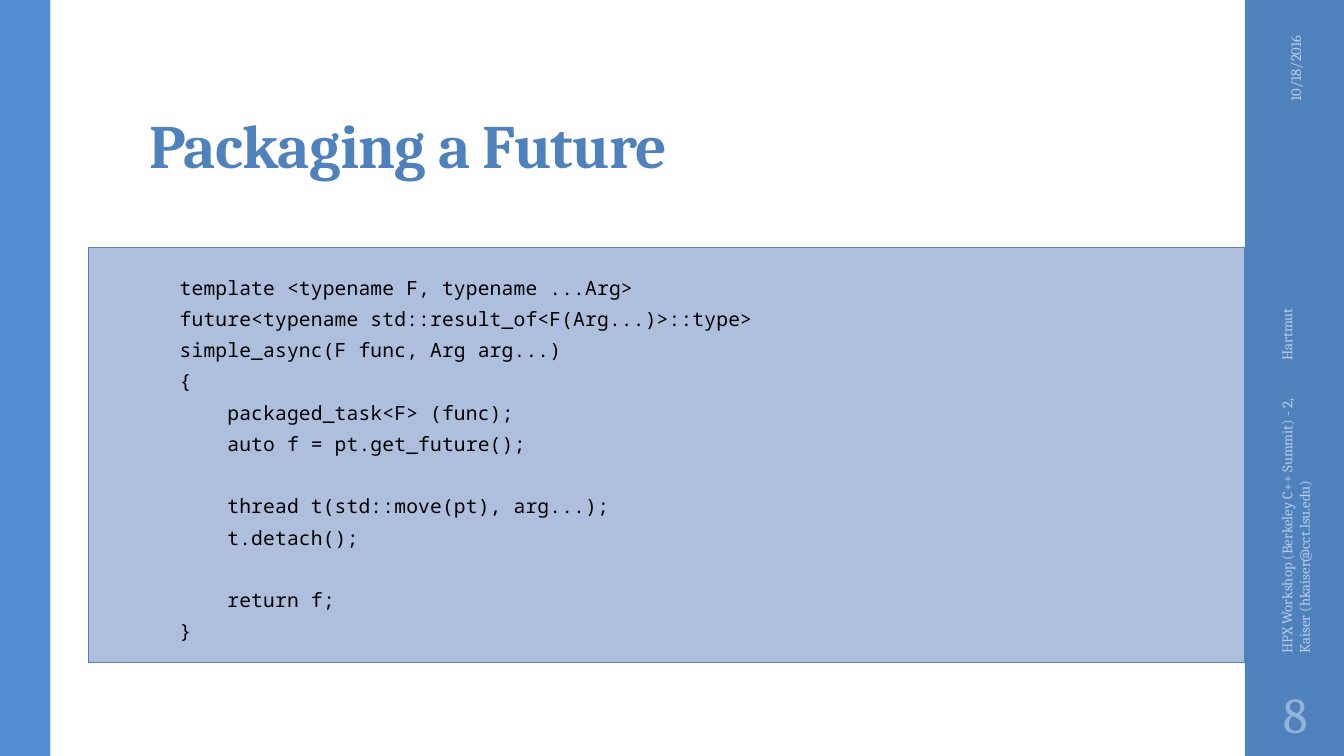
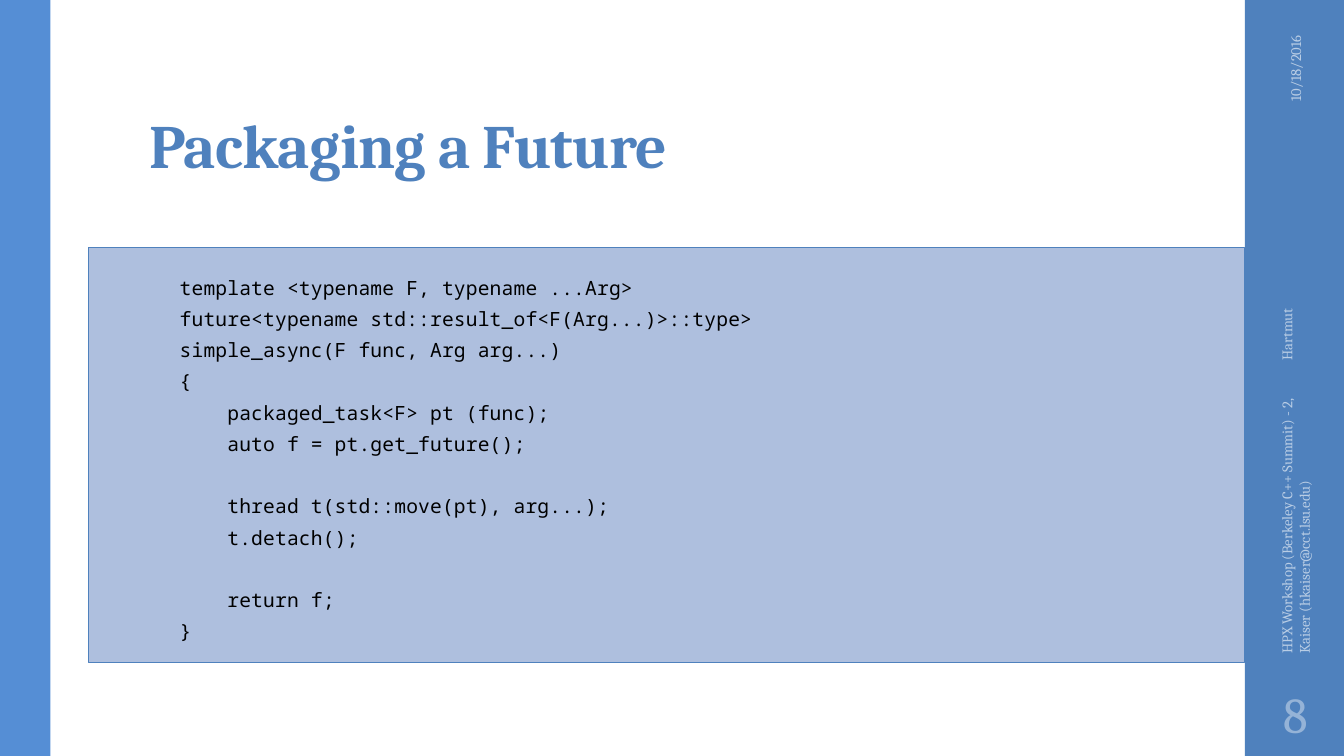
Before and after one commit to STEllAR-GROUP/tutorials, a slide deck: slide 8 of lbl2016/HPX Workshop (Berkeley C++ Summit) - 2.pptx. Drawn at 1344x756 pixels with LibreOffice and Linux fonts; fonts in the diff are those of the drawing; background and template pictures are left out. Boxes give left, top, right and bottom in pixels: in the first picture for what was removed or moved away, otherwise in the second. Text is boxed around its words. In the diff, an @@ line names an element or a change of style, - is before the commit and + after.

Commit message:
Fix Typo

```diff
--- a/lbl2016/HPX Workshop (Berkeley C++ Summit) - 2.pptx
+++ b/lbl2016/HPX Workshop (Berkeley C++ Summit) - 2.pptx
@@ text at bbox=[227, 405, 549, 425]: text changed @@
-packaged_task<F> (func);
+packaged_task<F> pt (func);
```
